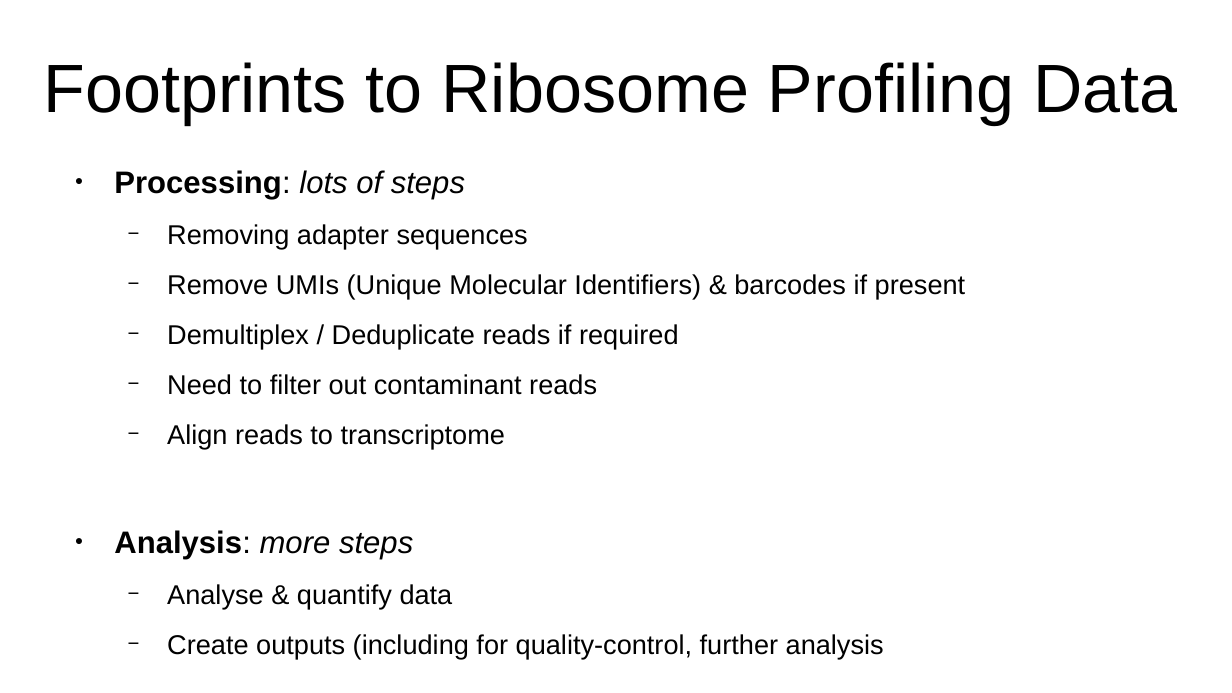
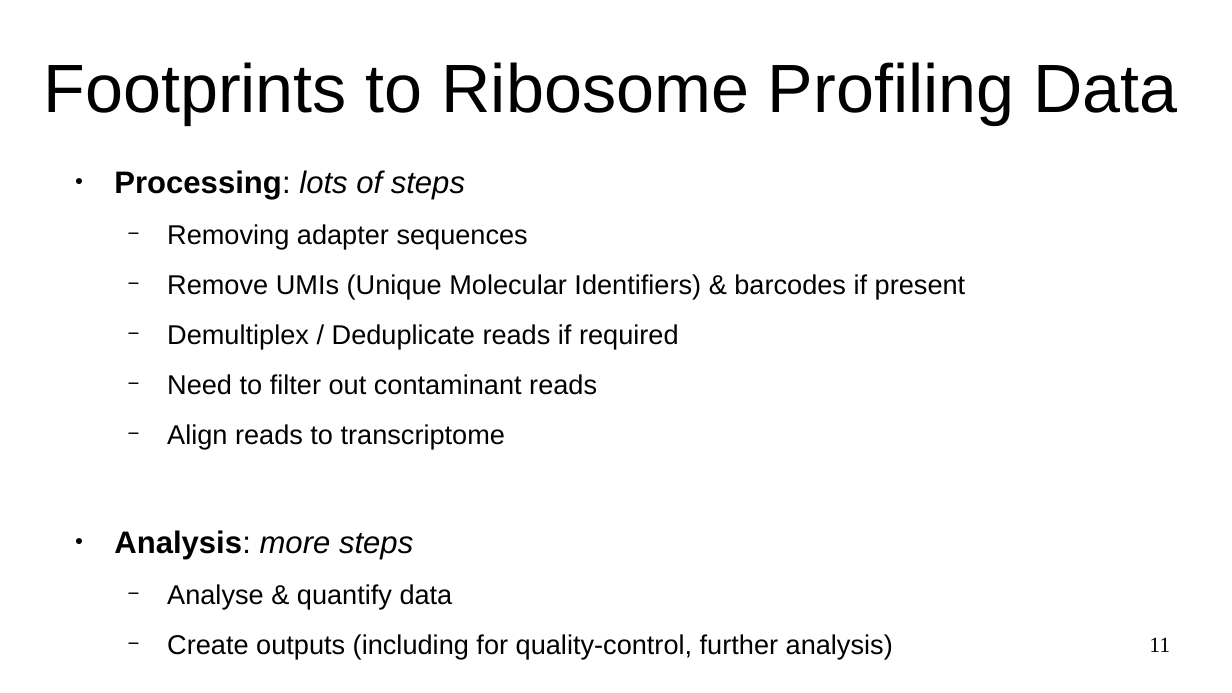
Before and after one commit to FlicAnderson/LabTalk-RiboViz, a slide deck: slide 11 of LabTalk.odp (slide 13 before the commit). Drawn at 1232x693 pixels with LibreOffice and Linux fonts; fonts in the diff are those of the drawing. Boxes give left, top, right and bottom in pixels: in the first picture for what was removed or moved away, otherwise in the second. Text is boxed around its words. In the diff, an @@ line names an element or a change of style, - is before the commit and + after.

```diff
--- a/LabTalk.odp
+++ b/LabTalk.odp
@@ text at (167,634,893,659): text changed @@
-  − Create outputs (including for quality-control, further analysis
+  − Create outputs (including for quality-control, further analysis)
@@ page number added at (1149,637,1170,652), 14 pt, text #000000 @@
+11
```
Also in this commit, not shown: 33 other slides changed, 1 other file.
